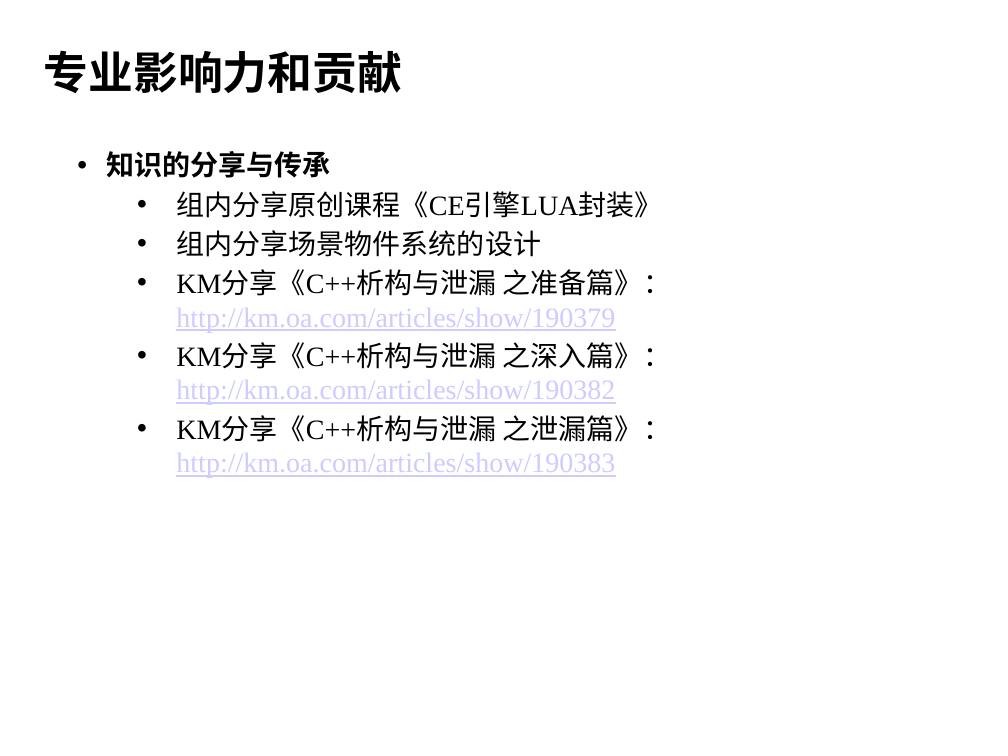
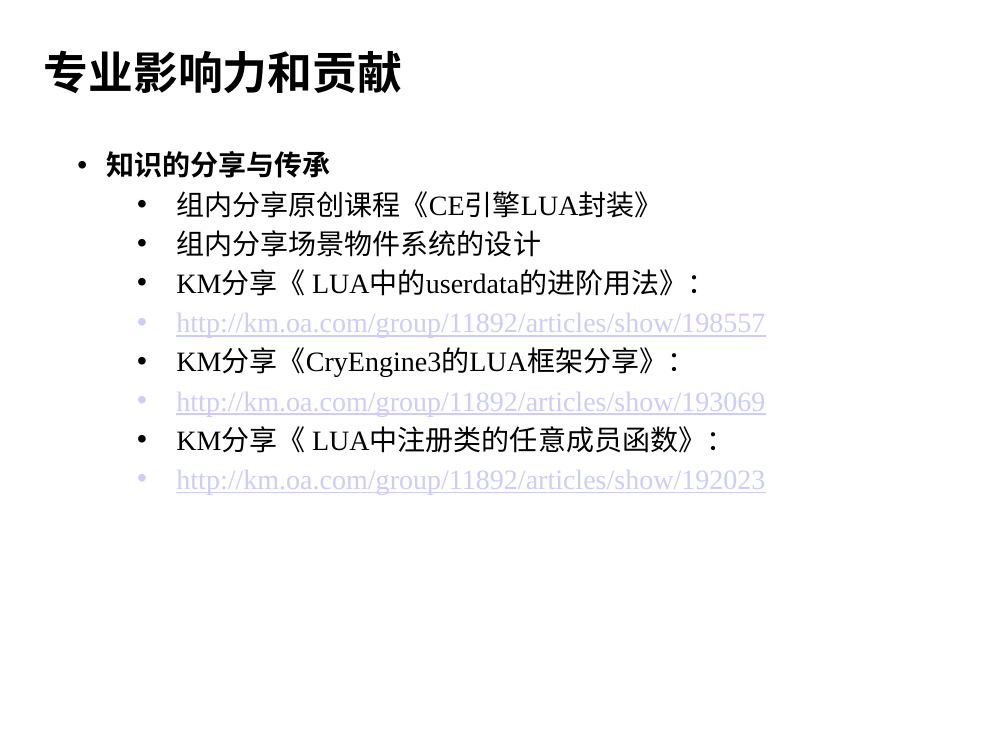
Before and after one commit to henryfung01/StreetFighter, a slide deck: slide 21 of Doc/whitebai.pptx. Drawn at 1008x756 pixels with LibreOffice and Linux fonts; fonts in the diff are those of the drawing; background and template pictures are left out. Boxes give left, top, right and bottom in pixels: in the first picture for what was removed or moved away, otherwise in the second. Text is boxed around its words. In the diff, an @@ line names an element or a change of style, - is before the commit and + after.

```diff
--- a/Doc/whitebai.pptx
+++ b/Doc/whitebai.pptx
@@ text at (x1=176, y1=272, x2=765, y2=495): text changed @@
-  • KM分享《C++析构与泄漏 之准备篇》： http://km.oa.com/articles/show/190379
-  • KM分享《C++析构与泄漏 之深入篇》： http://km.oa.com/articles/show/190382
-  • KM分享《C++析构与泄漏 之泄漏篇》： http://km.oa.com/articles/show/190383
+  • KM分享《 LUA中的userdata的进阶用法》：
+  • http://km.oa.com/group/11892/articles/show/198557
+  • KM分享《CryEngine3的LUA框架分享》：
+  • http://km.oa.com/group/11892/articles/show/193069
+  • KM分享《 LUA中注册类的任意成员函数》：
+  • http://km.oa.com/group/11892/articles/show/192023
```
Also in this commit, not shown: 2 other slides changed.
